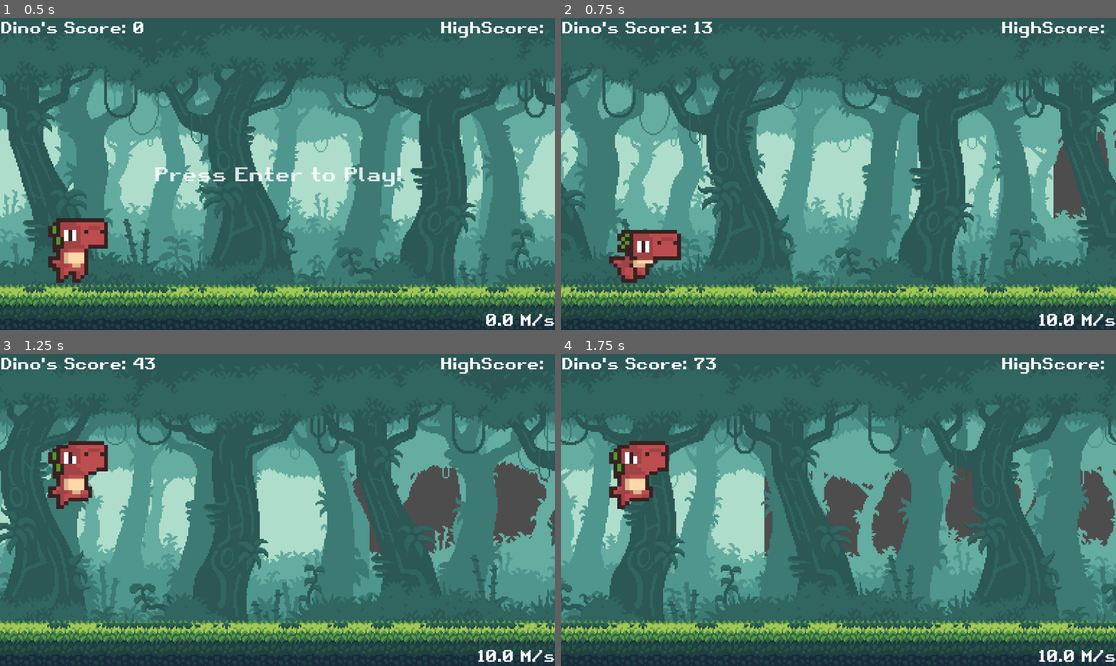
Above: before the commit, frames 1-4 (two rows, left to right).
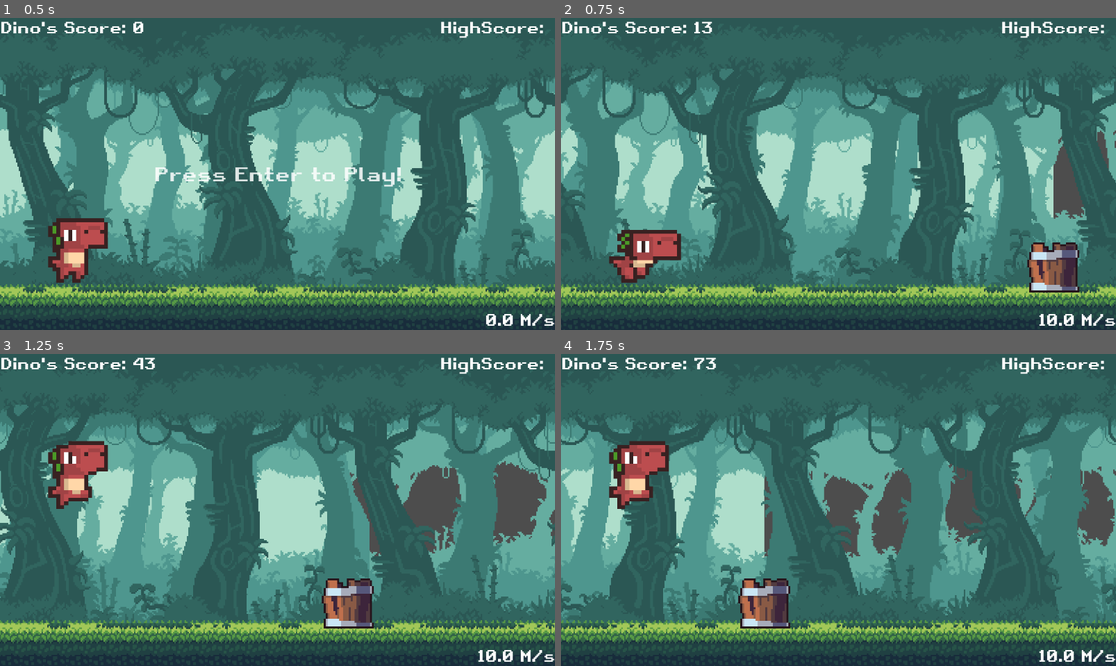
Above: after the commit, the same moments.

Repository: Meshsamoei/DummyDino
Game: Godot game, scene res://scenes/main.tscn
The game is run twice, just before and just after one commit, with the same random seed, the same clock (stepped at 60 frames per second) and the same inputs.
Inputs (mouse positions are in pixels of both pictures, inside the frame that each line leads up to):
- Up to frame 1 (0.5 s): no input
- Up to frame 2 (0.75 s): tap Enter (START) at 0.5 s; move the mouse to (960, 158) at 0.52 s; hold Right mouse button (DUCK) from 0.53 s (still down)
- Up to frame 3 (1.25 s): keep holding Right mouse button (DUCK); tap Space (JUMP) at 0.77 s
- Up to frame 4 (1.75 s): move the mouse to (727, 525) at 1.27 s; release Right mouse button (DUCK) at 1.28 s; tap Enter (START) at 1.35 s; tap Space (JUMP) at 1.52 s

Frame 1 is identical in both runs. In frame 2, 1.4% of the frame differs, in the area x 83-94%, y 71-88%; in frame 3, 1.4%; in frame 4, 1.4%.

Commit message:
Add obstacle spawning and rename obstacle types
Refactor obstacle -> obstacle_types and introduce obstacles array and last_obstacle tracking. Export bird_heights and add Ground_h initialization in _ready(). Call _obstacles() from _physics_process() and implement _obstacles() and _add_obs() to instantiate grounded obstacles, compute spawn x/y using screen_size, score and ground height, and append them to the scene. Placeholder remains for aerial obstacle handling.

Diff:
--- a/scenes/main.gd
+++ b/scenes/main.gd
@@ -6,11 +6,14 @@
 var barrel_scene = preload("res://scenes/barrel.tscn")
 var bird_scene = preload("res://scenes/birdie.tscn")
 
-var obstacle := [stump_scene, rock_scene, barrel_scene]
+var obstacle_types := [stump_scene, rock_scene, barrel_scene]
+var obstacles : Array
+@export var bird_heights := [300, 400]
 
 #game variables
 const DINO_START_POS := Vector2i(150, 495)
 const CAM_START_POS := Vector2i(576, 324)
+var Ground_h : int
 
 var score : int
 var speed : float
@@ -19,10 +22,12 @@
 var screen_size : Vector2i
 var game_running : bool
 var game_paused : bool
+var last_obstacle
 
 # Called when the node enters the scene tree for the first time.
 func _ready():
 	screen_size = get_window().size
+	Ground_h = $Ground.get_node("Sprite2D").texture.get_height()
 	new_game()
 
 func new_game():
@@ -64,6 +69,8 @@
 		speed = START_SPEED + score / 500
 		if speed > MAX_SPEED:
 			speed = MAX_SPEED
+		#Obstacle spawning
+		_obstacles()
 
 		# Update score
 		score += 1.5
@@ -91,3 +98,26 @@
 		$Ui.get_node("StartGame").show()
 	else:
 		$Ui.get_node("StartGame").hide()
+
+func _obstacles():
+	#Grounded
+	if obstacles.is_empty() or last_obstacle.position.x < score + randi_range(100,150):
+		var obs_type = obstacle_types[randi() % obstacle_types.size()]
+		var obs = obs_type.instantiate()
+		var obs_h = obs.get_node("Sprite2D").texture.get_height()
+		var obs_s = obs.get_node("Sprite2D").scale
+		var obs_x : int = screen_size.x + score * 100
+		var obs_y : int = screen_size.y - Ground_h - (obs_s.y / 2) - 33
+		last_obstacle = obs
+		_add_obs(obs, obs_x, obs_y)
+
+
+
+
+	#Aerial
+
+
+func _add_obs(obs,x,y):
+		obs.position = Vector2i(x, y)
+		add_child(obs)
+		obstacles.append(obs)
